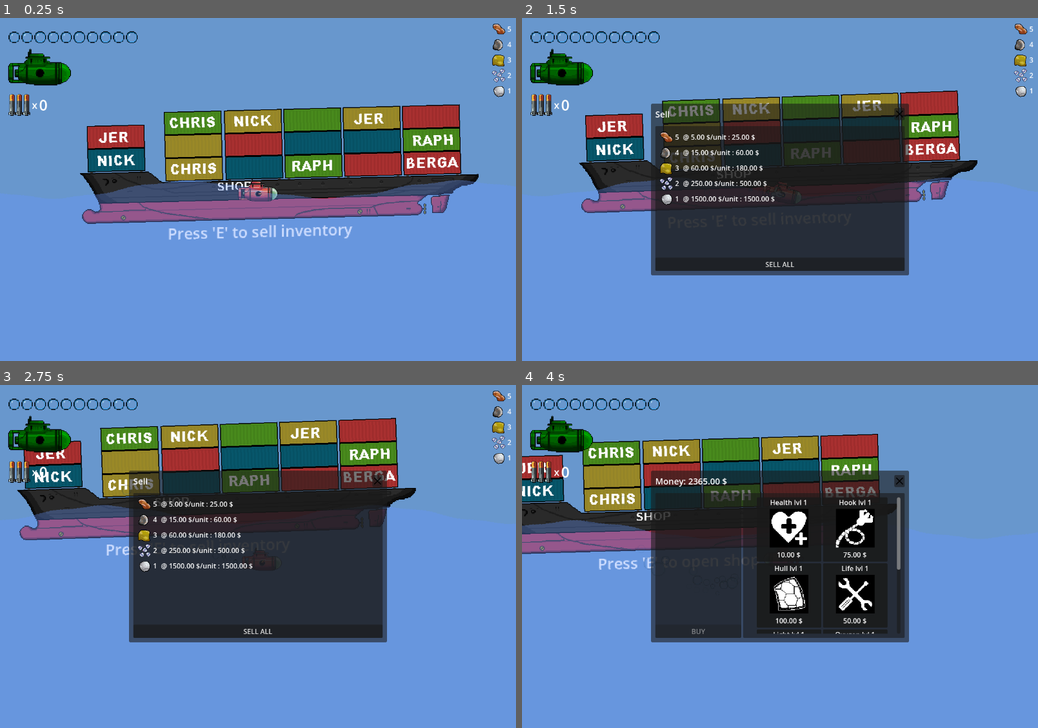
Above: before the commit, frames 1-4 (two rows, left to right).
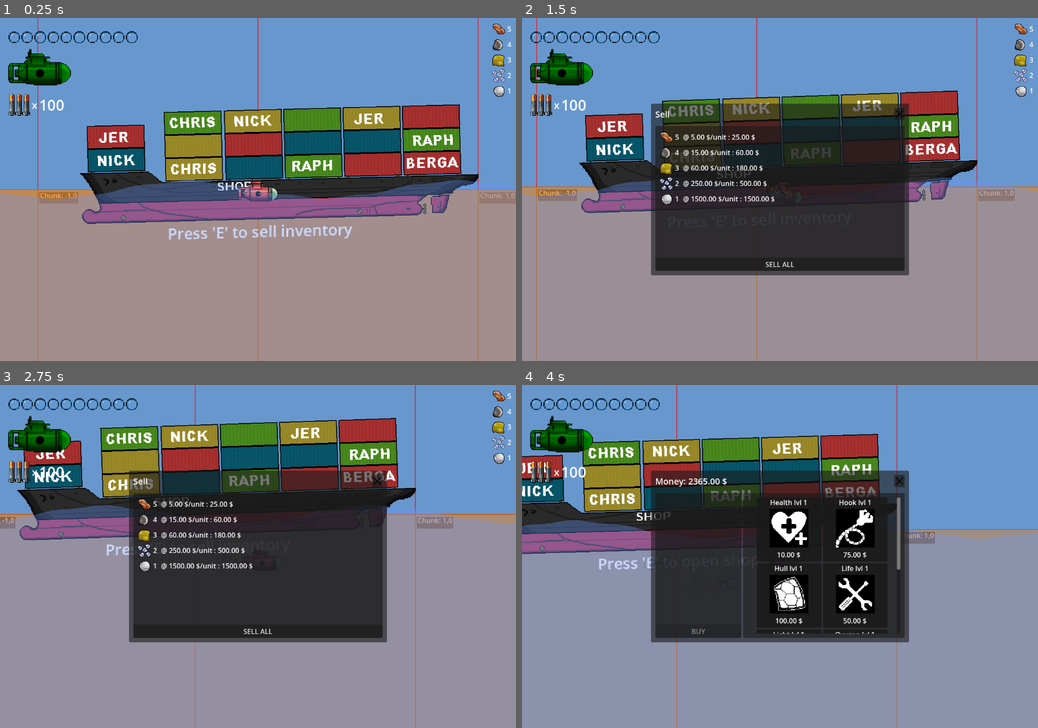
Above: after the commit, the same moments.

Repository: misterbamboo/ld57
Game: Godot game, scene res://MainGame.tscn
Same seed, same stepped clock (60 frames per second), same inputs: the game is played once before the commit and once after it.
Inputs (mouse positions are in pixels of both pictures, inside the frame that each line leads up to):
- Up to frame 1 (0.25 s): no input
- Up to frame 2 (1.5 s): tap E at 0.5, 1.25 s; move the mouse to (893, 172) at 0.52 s; hold Right (sub_right) 0.53-1.28 s; click (893, 172) at 0.6 s; move the mouse to (676, 206) at 1.27 s; hold Down (sub_down) from 1.28 s (still down); tap R at 1.35 s
- Up to frame 3 (2.75 s): tap E at 2, 2.1 s; move the mouse to (309, 481) at 2.02 s; release Down (sub_down) at 2.03 s; hold Right (sub_right) from 2.03 s (still down)
- Up to frame 4 (4 s): tap E at 2.75, 3.5 s; move the mouse to (754, 625) at 2.77 s; release Right (sub_right) at 2.78 s; hold Up (sub_up) 2.78-3.53 s; click (754, 625) at 2.85 s; move the mouse to (934, 607) at 3.52 s; hold Left (sub_left) from 3.53 s (still down); tap R at 3.6 s

The runs differ from the first frame. In frame 1, 44% of the frame differs, in the area x 0-100%, y 0-100%; in frame 2, 38%; in frame 3, 43%; in frame 4, 40%.

Commit message:
fix: fix missile

Diff:
--- a/src/godotproject/MainGame.tscn
+++ b/src/godotproject/MainGame.tscn
@@ -68,18 +68,13 @@
 
 [node name="MapDebugVisualizer" type="Node2D" parent="Map"]
 script = ExtResource("7_0igvr")
-enabled = false
 flash_duration = 10.0
-explosion_color = null
 
 [node name="MapGenerator" type="Node2D" parent="Map"]
 script = ExtResource("1_3tbxw")
 width = 100
 cell_size = 32
 render_distance = 2
-max_cached_chunks = null
-debug_cached_chunk_color = null
-debug_new_chunk_color = null
 
 [node name="TileMapRenderer" type="Node2D" parent="Map/MapGenerator"]
 script = ExtResource("7_a6adi")
@@ -153,9 +148,6 @@
 [node name="MapGenerator" type="Node2D" parent="ParallaxBackground/ParallaxLayer"]
 script = ExtResource("1_3tbxw")
 map_layer = 1
-max_cached_chunks = null
-debug_cached_chunk_color = null
-debug_new_chunk_color = null
 metadata/_custom_type_script = "uid://sc7omqwitfjq"
 
 [node name="TileMapRenderer" type="Node2D" parent="ParallaxBackground/ParallaxLayer/MapGenerator"]
--- a/src/godotproject/Map/map_generator.gd
+++ b/src/godotproject/Map/map_generator.gd
@@ -58,9 +58,15 @@
 	# Connect to event bus for chunk loading events
 	EventBus.register(LoadMapChunkEvent.event_name, self._on_load_map_chunk_event)
 
-	# Restore explosion connection if it was previously used
-	if ExplosionMap.has_method("on_explosion"):
-		ExplosionMap.on_explosion.connect(addExplosionAt)
+	ExplosionMap.on_explosion.connect(_on_explosion_event)
+
+# Handler for explosion events - converts from index coordinates to world coordinates
+func _on_explosion_event(indexPos: Vector2i, radiusIdx: float):
+	# Convert back to world position and radius
+	var worldPos = Vector2(indexPos) * ExplosionMap.pxToIndexRatio
+	var worldRadius = radiusIdx * ExplosionMap.pxToIndexRatio
+	print("Explosion received at index %s (world pos: %s) with radius %.2f" % [indexPos, worldPos, worldRadius])
+	addExplosionAt(worldPos, worldRadius)
 
 func build_initial_map():
 	# Only build initial map if not in editor
@@ -79,16 +85,19 @@
 
 	# Get affected chunks from the explosion
 	var affected_chunks = get_chunks_in_radius(pos, radius)
+	print("Explosion affecting %d chunks" % affected_chunks.size())
 
 	# Invalidate all chunks in the explosion radius
 	for chunk_pos in affected_chunks:
 		# Invalidate the chunk in the cache
 		chunk_cache.invalidate_chunk(chunk_pos.x, chunk_pos.y)
+		print("  - Invalidated chunk at %s" % chunk_pos)
 
 		# Check if we need to reload this chunk (if it's in the active chunks)
 		var chunk_key = "%d,%d" % [chunk_pos.x, chunk_pos.y]
 		if active_chunks.has(chunk_key):
 			# Reload the chunk since it's active and needs updating
+			print("    - Reloading active chunk")
 			load_chunk(chunk_pos.x, chunk_pos.y)
 
 	# Calculate visualization data for the explosion - always emit the signal
@@ -244,6 +253,9 @@
 func generate_chunk_data(x_from: int, x_to: int, y_from: int, y_to: int):
 	if Engine.is_editor_hint() or renderer == null:
 		return null
+
+	# Add debug to check if we're regenerating after explosions
+	print("Generating chunk data from %d,%d to %d,%d" % [x_from, y_from, x_to, y_to])
 
 	# Create chunk data (this could be tile indices, or whatever data your renderer needs)
 	var chunk_data = []
--- a/src/godotproject/Map/noise_generator.gd
+++ b/src/godotproject/Map/noise_generator.gd
@@ -1,12 +1,15 @@
 class_name NoiseGenerator
 
+var generator: NoiseGen
+
 func _init(layer_count: int = 5):
-	NoiseGenService.loadAll()
-	NoiseGenService.feedRandomSeeds()
+	generator = NoiseGen.new()
+	generator.loadAll()
+	generator.feedRandomSeeds()
 
 func get_noise_value_at(x: float, y: float) -> float:
 	if ExplosionMap.hasExploded(Vector2i(x, y)):
 		return 0
 
-	var value := NoiseGenService.get_noise_terrain_value(x, y)
+	var value := generator.get_noise_terrain_value(x, y)
 	return value
--- a/src/godotproject/Submarine/submarine.gd
+++ b/src/godotproject/Submarine/submarine.gd
@@ -59,6 +59,6 @@
 func increase_hull(amount: float):
 	hull_capacity_upgrade += amount
 
-var torpedo_amount_upgrade: int
+var torpedo_amount_upgrade: int = 100
 func increase_torpedo_amount(amount: int):
 	torpedo_amount_upgrade += amount
